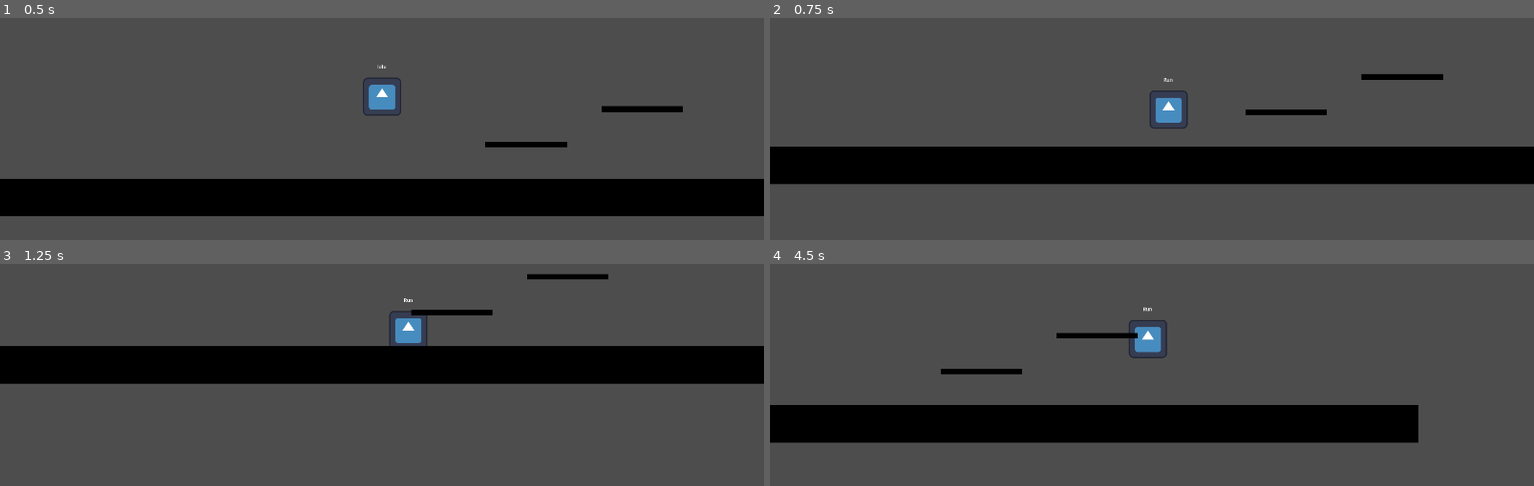
Above: before the commit, frames 1-4 (two rows, left to right).
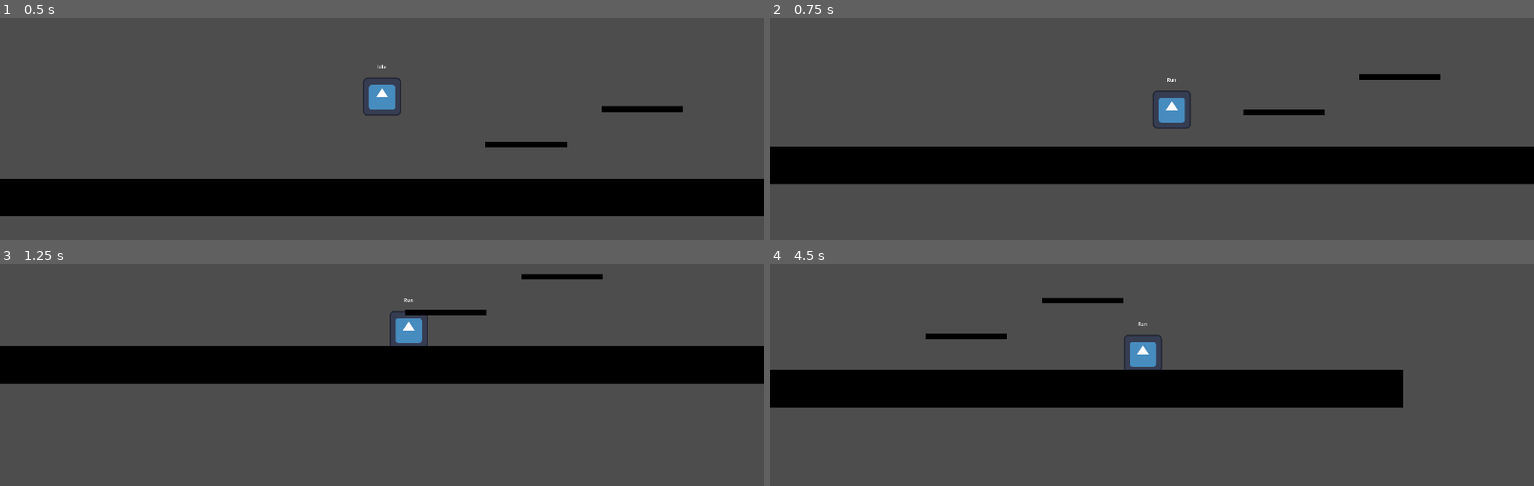
Above: after the commit, the same moments.

Repository: X3N0Xeno/-GameName-
Game: Godot game, scene res://node_2d.tscn
Same seed, same stepped clock (60 frames per second), same inputs: the game is played once before the commit and once after it. The engine's default icon, where the game draws it, is replaced by a stand-in: a white triangle on a blue panel in a dark square.
Inputs:
- Up to frame 1 (0.5 s): no input
- Up to frame 2 (0.75 s): hold D (mov_right) from 0.53 s (still down); tap C (dash) at 0.6 s
- Up to frame 3 (1.25 s): keep holding D (mov_right); tap Space (jump) at 0.77 s
- Up to frame 4 (4.5 s): tap C (dash) every 0.75 s from 1.35 to 4.35 s; tap Space (jump) at 1.52, 3.02, 3.77 s; release D (mov_right) at 2.03 s; hold A (mov_left) 2.03-2.78 s; hold D (mov_right) 2.78-4.28 s; hold A (mov_left) from 4.28 s (still down)

Frame 1 is identical in both runs. In frame 2, 0.3% of the frame differs, in the area x 49-89%, y 25-50%; in frame 3, 0.1%; in frame 4, 28%, in the area x 0-85%, y 15-81%.

Commit message:
Added Dash
Control dash by
dash dist and dash speed
also added last_dir

DASH IMPLEMENTATION IS STILL BUGGY

Diff:
--- a/entity/player/player.gd
+++ b/entity/player/player.gd
@@ -14,15 +14,23 @@
 @export var hasDash : bool
 @export var hasWallJump : bool
 
+@export_category("Dash Stats")
+@export var	dashSpeed : float
+@export var dashDist : float
+
 @onready var FSM : StateMachine = $FSM
 @onready var StateLabel : Label = $DebugState
 
 ##Player wide global variables
 var canCoyote : bool = true #COYOTE JUMPING FLAG IS BUGGY! FIND COYOTE JUMP LOGIC IN FALL
 var jump_ctr : int = 0
+var direction : float
+var last_dir : float = 1.0 #WARNING! THIS IS INITIALIZED TO 1.0 TO FORCE THE PLAYER TO FACE RIGHT
 
 func _physics_process(delta: float) -> void:
 	#print("PLAYER SCRIPT DEBUG: ", canCoyote)
+	#print("PLAYER SCRIPT DEBUG: ", last_dir)
+	print(velocity.x)
 	StateLabel.text = FSM.cur_state.name
 	friction()
 
@@ -32,6 +40,8 @@
 		velocity += get_gravity() * delta
 
 func friction() -> void:
-	var direction := Input.get_axis("mov_left", "mov_right")
+	direction = Input.get_axis("mov_left", "mov_right")
 	if !direction:
 		velocity.x = move_toward(velocity.x, 0, FRICTION)
+	else:
+		last_dir = direction
--- a/entity/player/player.tscn
+++ b/entity/player/player.tscn
@@ -19,6 +19,8 @@
 JUMP_DIST = 1000.0
 ACCELERATION = 300.0
 FRICTION = 50.0
+dashSpeed = 1000.0
+dashDist = 1000.0
 
 [node name="DebugState" type="Label" parent="."]
 offset_left = -64.0
@@ -57,8 +59,9 @@
 wait_time = 0.3
 one_shot = true
 
-[node name="Dash" type="Node" parent="FSM"]
+[node name="Dash" type="Node" parent="FSM" node_paths=PackedStringArray("player")]
 script = ExtResource("8_4btn6")
+player = NodePath("../..")
 
 [node name="Camera2D" type="Camera2D" parent="."]
 zoom = Vector2(0.5, 0.5)
--- a/systems/FSM/Movement/dash.gd
+++ b/systems/FSM/Movement/dash.gd
@@ -1,8 +1,19 @@
 extends State
 class_name StateDash
+
+@export var player : Player
 
 func enterState():
 	pass
 
 func updateState(_delta : float):
-	pass
+	player.velocity.x = move_toward(player.velocity.x, player.last_dir * player.dashDist, player.dashSpeed)
+
+	#Handle Fall and Idle
+	if player.velocity.x >= player.dashDist or player.velocity.x <= -player.dashDist:
+		if player.velocity.y > 1:
+			transition.emit(self, "Fall")
+		if player.is_on_floor():
+			transition.emit(self, "Idle")
+
+	player.move_and_slide()
--- a/systems/FSM/Movement/fall.gd
+++ b/systems/FSM/Movement/fall.gd
@@ -11,6 +11,8 @@
 func updateState(_delta : float):
 	if Input.is_action_pressed("mov_left") or Input.is_action_pressed("mov_right"):
 		transition.emit(self, "Run")
+	elif Input.is_action_just_pressed("dash"):
+		transition.emit(self, "Dash")
 
 	if player.is_on_floor():
 		#Reinitialize variables to default when player touches ground
--- a/systems/FSM/Movement/idle.gd
+++ b/systems/FSM/Movement/idle.gd
@@ -20,4 +20,8 @@
 	# Handle jump.
 	elif Input.is_action_just_pressed("jump") and player.is_on_floor():
 		transition.emit(self, "Jump")
+
+	#Handle dash.
+	elif Input.is_action_just_pressed("dash"):
+		transition.emit(self, "Dash")
 	player.move_and_slide()
--- a/systems/FSM/Movement/run.gd
+++ b/systems/FSM/Movement/run.gd
@@ -9,9 +9,8 @@
 func updateState(_delta : float):
 	# Get the input direction and handle the movement/deceleration.
 	# As good practice, you should replace UI actions with custom gameplay actions.
-	var direction := Input.get_axis("mov_left", "mov_right")
-	if direction:
-		player.velocity.x = move_toward(player.velocity.x, direction * player.SPEED, player.ACCELERATION)
+	if player.direction:
+		player.velocity.x = move_toward(player.velocity.x, player.direction * player.SPEED, player.ACCELERATION)
 		#direction * player.SPEED
 	else:
 		if player.velocity.y > 1:
@@ -20,6 +19,7 @@
 
 	if player.velocity.length() <= .1 and player.is_on_floor():
 		transition.emit(self, "Idle")
+
 
 	if Input.is_action_just_pressed("jump"):
 		if player.is_on_floor():
@@ -31,5 +31,8 @@
 			player.jump_ctr+=1 #Prevents infinite jumping
 			transition.emit(self, "Jump")
 
+	elif Input.is_action_just_pressed("dash"):
+		transition.emit(self, "Dash")
+
 
 	player.move_and_slide()
